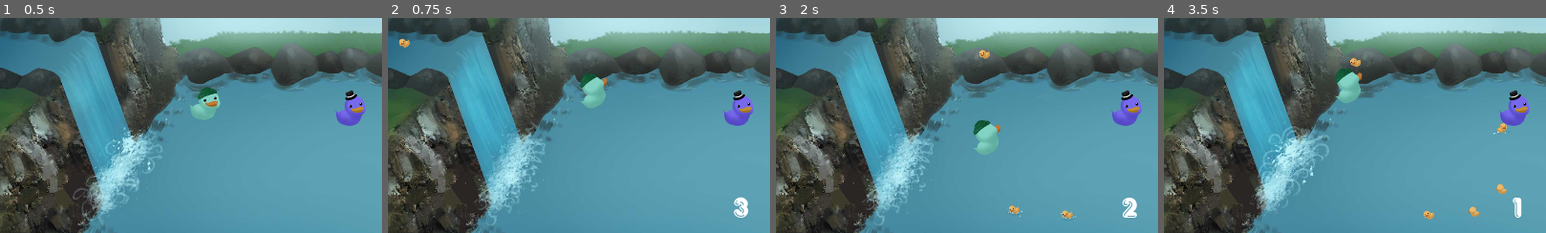
Above: before the commit, frames 1-4 (left to right).
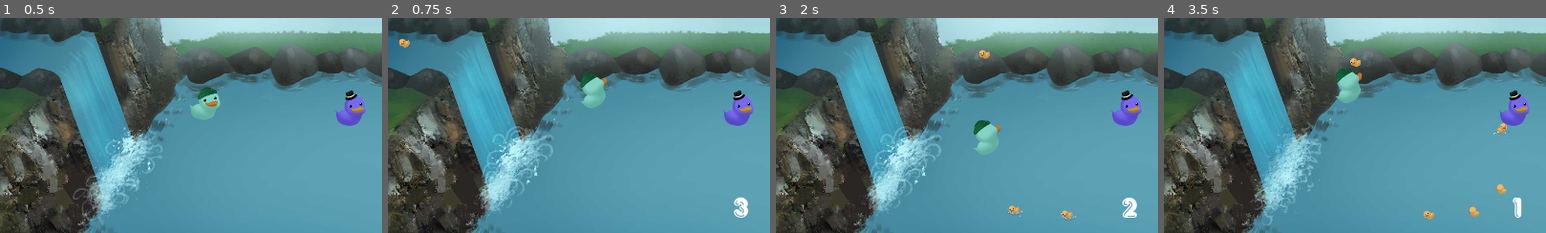
Above: after the commit, the same moments.

Repository: TeamAwesomeTOJam/ducks
Game: Godot game, scene res://Game.tscn
Two runs of this game, one before a commit and one after it. Both use one fixed random seed, a clock stepped at 60 frames per second and the inputs below.
Inputs:
- Up to frame 1 (0.5 s): no input
- Up to frame 2 (0.75 s): tap Enter (p0duck) at 0.5, 0.6 s; hold Up (ui_up) from 0.53 s (still down)
- Up to frame 3 (2 s): release Up (ui_up) at 1.28 s; tap Enter (p0duck) at 1.35 s
- Up to frame 4 (3.5 s): hold Up (ui_up) from 2.03 s (still down); tap Enter (p0duck) at 2.1, 2.85 s
The pictures show only the part of the screen within x 4-54%, y 6-56%; the shares and areas given below are measured in that part.

Frame 1 is identical in both runs. In frame 2, 2.0% of the frame differs, in the area x 20-44%, y 48-97%; in frame 3, 2.0%; in frame 4, 2.0%.

Commit message:
final duck rotation

Diff:
--- a/FollowingDuck.gd
+++ b/FollowingDuck.gd
@@ -11,7 +11,9 @@
     pass
 
 func _process(delta):
-    $AnimatedSprite.rotation = -rotation
+    var target_angle = -global_rotation
+
+    $AnimatedSprite.rotate(target_angle - $AnimatedSprite.rotation)
     z_index = to_global(position).y
     if linear_velocity.x > 0 and abs(linear_velocity.x) > abs(linear_velocity.y):
         $AnimatedSprite.animation = "right"
--- a/FollowingDuck.tscn
+++ b/FollowingDuck.tscn
@@ -35,7 +35,7 @@
 custom_solver_bias = 0.0
 radius = 10.0
 
-[node name="Duck" type="RigidBody2D"]
+[node name="Duck" type="RigidBody2D" index="0"]
 
 z_as_relative = false
 input_pickable = false
--- a/Game.tscn
+++ b/Game.tscn
@@ -48,7 +48,7 @@
 font_data = ExtResource( 15 )
 _sections_unfolded = [ "Extra Spacing", "Font", "Settings" ]
 
-[node name="Game" type="Node" index="0"]
+[node name="Game" type="Node"]
 
 script = ExtResource( 1 )
 Player = ExtResource( 2 )
@@ -58,7 +58,7 @@
 
 frames = SubResource( 1 )
 animation = "loop"
-frame = 5
+frame = 3
 playing = true
 offset = Vector2( 1280, 720 )
 _sections_unfolded = [ "Z Index" ]
